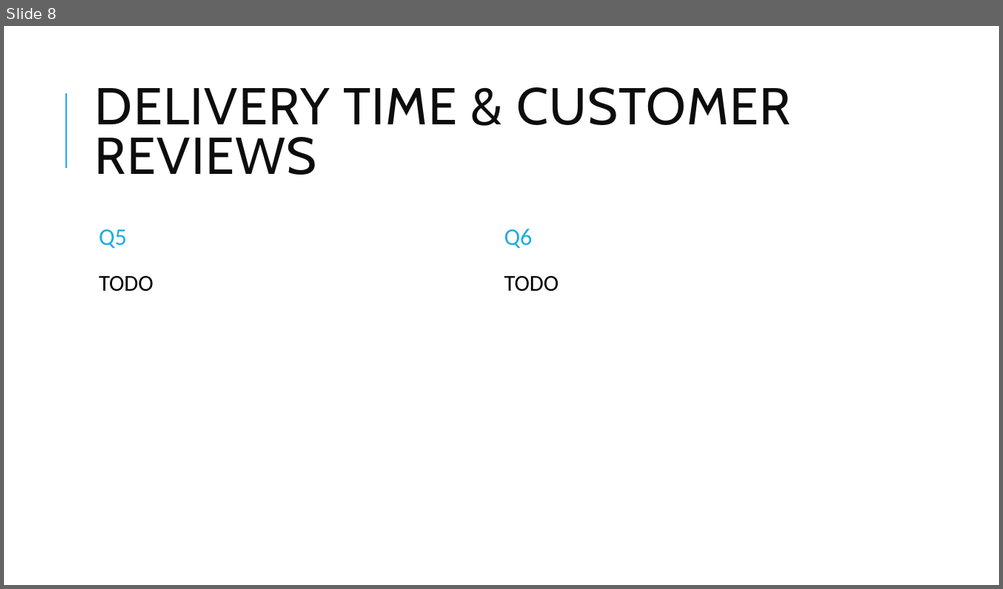
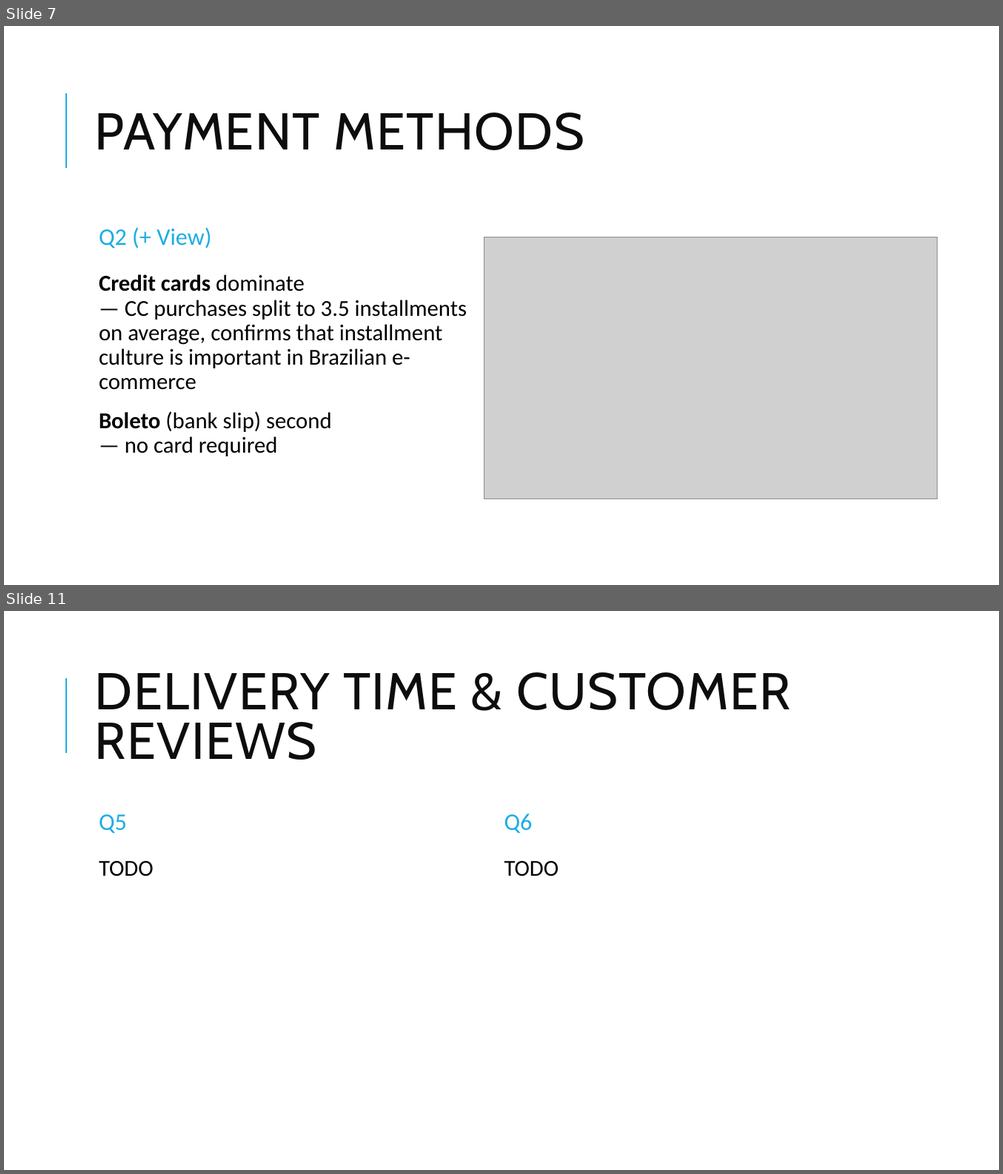
Before and after one commit to jan-zika/olist-db, a slide deck: presentation/Olist E-Commerce Analysis.pptx. Shown one above the other, each under a label of ours: slide 8 before the commit, slides 7 and 11 after it; the slides between them are not shown. The pictures are 1003x589 and 1003x1174 pixels, drawn with LibreOffice and Linux fonts; fonts in the diff are those of the drawing; grey boxes stand for pictures. Boxes give left, top, right and bottom in pixels: in the first picture for what was removed or moved away, otherwise in the second. Text is boxed around its words. In the diff, an @@ line names an element or a change of style, - is before the commit and + after.

```diff
--- a/presentation/Olist E-Commerce Analysis.pptx
+++ b/presentation/Olist E-Commerce Analysis.pptx
@@ slide 7 added at (4,26,999,585), background #FFFFFF; not listed: 1 template element that a slide beside it also shows @@
@@ title added at (95,113,584,150), 50 pt, text #0D0D0D @@
+PAYMENT METHODS
@@ text added at (99,227,211,249), 23 pt, text #1CADE4 @@
+Q2 (+ View)
@@ picture added at (484,237,936,499) @@
@@ text added at (99,275,467,457), 22 pt, text #000000 @@
+  Credit cards dominate
+  — CC purchases split to 3.5 installments on average, confirms that installment culture is important in Brazilian e-commerce
+  Boleto (bank slip) second
+  — no card required
@@ what was slide 8 is now slide 11 @@
```
Also in this commit, not shown: 3 slides changed, 2 other slides added, 1 other file.
